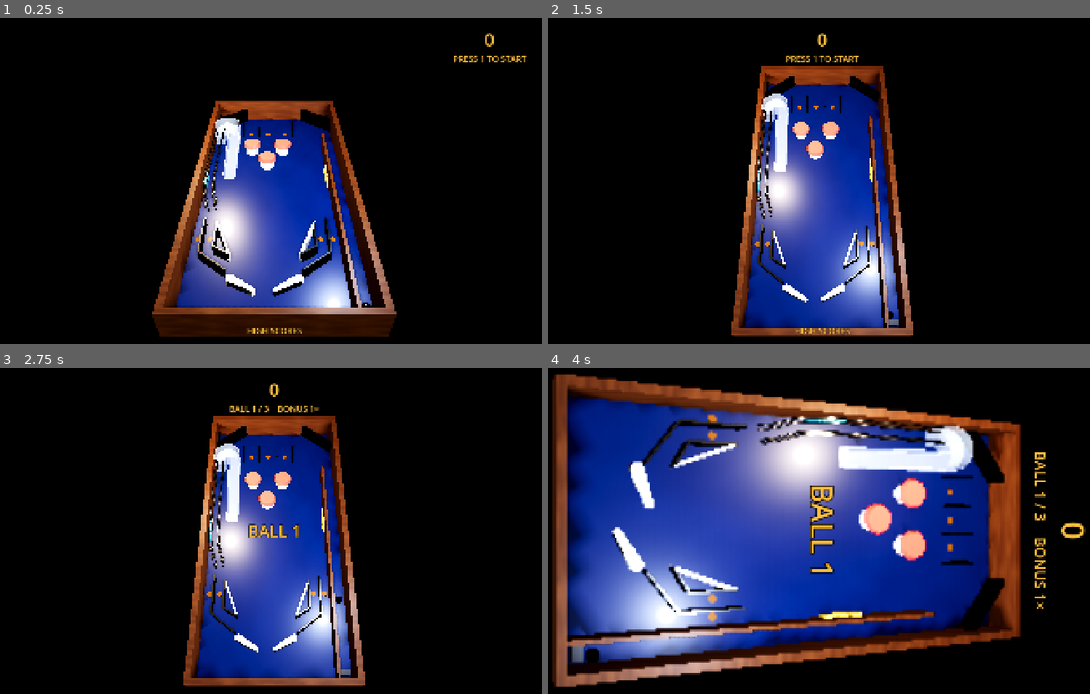
Above: before the commit, frames 1-4 (two rows, left to right).
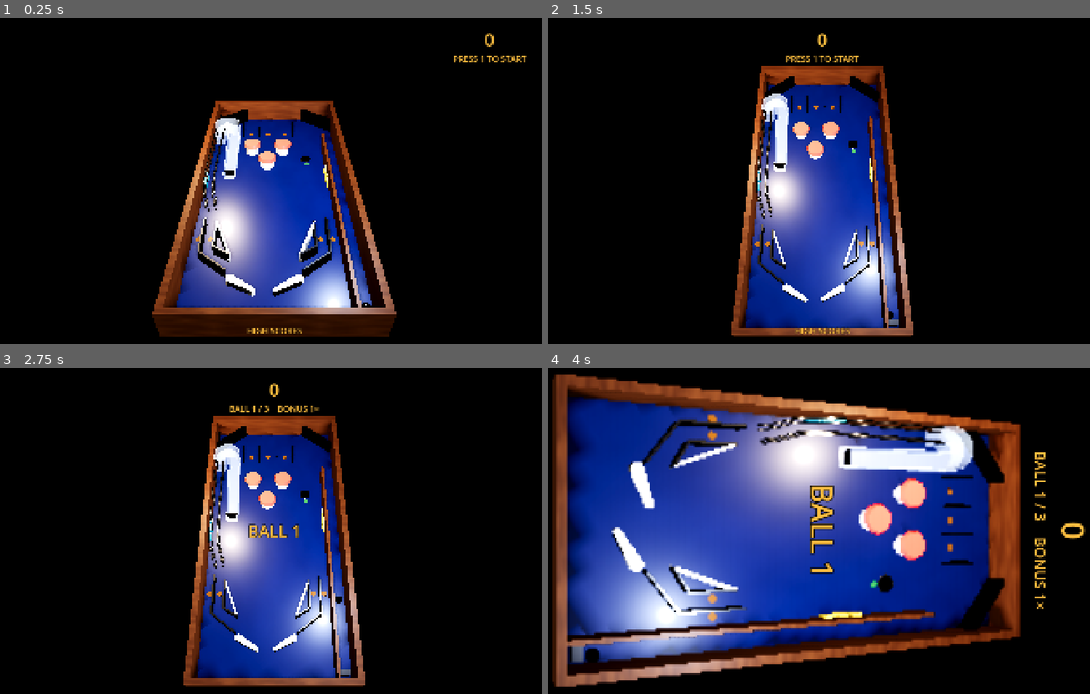
Above: after the commit, the same moments.

Repository: brnl-claude/pinball
Game: Godot game, scene res://main.tscn
The game is run twice, just before and just after one commit, with the same random seed, the same clock (stepped at 60 frames per second) and the same inputs.
Inputs (mouse positions are in pixels of both pictures, inside the frame that each line leads up to):
- Up to frame 1 (0.25 s): no input
- Up to frame 2 (1.5 s): tap Enter (plunger) at 0.5 s; move the mouse to (949, 164) at 0.52 s; hold / (nudge_right) 0.53-1.28 s; hold C (camera_next) 0.53-1.28 s; click (949, 164) at 0.67 s; move the mouse to (705, 197) at 1.27 s; hold Shift (flipper_left) from 1.28 s (still down); tap L (play_replay) at 1.35 s
- Up to frame 3 (2.75 s): tap 1 (start_game) at 2 s; move the mouse to (330, 459) at 2.02 s; release Shift (flipper_left) at 2.03 s; hold / (nudge_right) from 2.03 s (still down); tap Enter (plunger) at 2.1 s
- Up to frame 4 (4 s): move the mouse to (791, 596) at 2.77 s; release / (nudge_right) at 2.78 s; hold Space (nudge_up) 2.78-3.53 s; tap V (render_scale_next) at 2.85 s; click (791, 596) at 2.92 s; move the mouse to (997, 579) at 3.52 s; hold Shift (flipper_left) from 3.53 s (still down); hold R (rotate_screen) from 3.53 s (still down)

The runs differ from the first frame. In frame 1, less than 0.1% of the frame differs, in the area x 41-58%, y 42-49%; in frame 2, less than 0.1%; in frame 3, less than 0.1%; in frame 4, 0.2%, in the area x 54-64%, y 24-70%.

Commit message:
Phase 6b: saucer (kicker hole) and spinner
Saucer: a slow ball settles in the cup, is held for a second (or until the
rules eject it, for ball locks later) and is kicked out; a fast ball rolls
over. Spinner: a sensor across a lane that sets a plate spinning from the
ball's speed, scores per revolution and stops by axle friction; the ball
loses 5% of its speed. The proto table gets a saucer right of the bumpers
that kicks into them, and a spinner in the left ramp entrance.

Co-Authored-By: Claude Opus 5.5 <noreply@anthropic.com>
Claude-Session: https://claude.ai/code/session_017ht4tVgg5fmbzWLLk4UKiL

Diff:
--- a/core/sfx.gd
+++ b/core/sfx.gd
@@ -20,6 +20,9 @@
 	"tilt_warning": [660.0, 0.25, 0.05, 6.0, 0.5],
 	"tilt": [330.0, 0.8, 0.1, 2.5, 0.7],
 	"ramp": [440.0, 0.3, 0.15, 9.0, 0.6],
+	"saucer": [80.0, 0.12, 0.6, 30.0, 0.7],
+	"kicker": [120.0, 0.1, 0.7, 40.0, 0.8],
+	"spinner": [1400.0, 0.025, 0.4, 150.0, 0.3],
 }
 
 var _streams := {}
--- /dev/null
+++ b/table_parts/saucer.gd
@@ -0,0 +1,150 @@
+@tool
+class_name Saucer
+extends Node3D
+## A saucer (kicker hole): a shallow cup in the playfield. A ball that rolls
+## in slowly enough settles in the cup; after `hold_seconds` a kicker throws
+## it out along `eject_direction`. A fast ball rolls over the cup.
+##
+## Rules can keep the ball (`auto_eject = false`, e.g. for a ball lock) and
+## let it go later with `eject()`. Timers count physics ticks.
+
+signal scored(points: int)
+signal ball_captured(ball: Ball)
+signal ball_ejected(ball: Ball)
+
+## Ball centres within this horizontal distance can fall into the cup (m).
+@export var capture_radius := 0.014
+## Balls faster than this roll over the cup (m/s).
+@export var capture_speed := 1.3
+@export var hold_seconds := 1.0
+@export var auto_eject := true
+## Direction of the kick in the saucer's local XZ plane.
+@export var eject_direction := Vector3(-1.0, 0.0, 0.3)
+@export var eject_speed := 1.6
+## How deep the ball sits in the cup (m).
+@export var cup_depth := 0.004
+@export var points := 500
+@export var lamp_color := Color(0.3, 1.0, 0.5)
+
+## The ball in the cup, if any.
+var held: Ball
+var captures := 0
+
+var _hold_left := 0.0
+var _ignore: Ball
+var _ignore_left := 0.0
+var _insert_material: StandardMaterial3D
+
+
+func _ready() -> void:
+	_build()
+
+
+func _physics_process(delta: float) -> void:
+	if Engine.is_editor_hint():
+		return
+	_ignore_left = maxf(_ignore_left - delta, 0.0)
+	if held:
+		_keep_holding(delta)
+		return
+	for node in get_tree().get_nodes_in_group("balls"):
+		var ball := node as Ball
+		if ball and _can_capture(ball):
+			_capture(ball)
+			return
+
+
+func _can_capture(ball: Ball) -> bool:
+	if ball.freeze or (ball == _ignore and _ignore_left > 0.0):
+		return false
+	var offset := ball.global_position - global_position
+	var radius := ball.tuning.scaled_ball_radius() if ball.tuning else 0.0135
+	return Vector2(offset.x, offset.z).length() < capture_radius \
+			and offset.y < radius + 0.003 and ball.speed() < capture_speed
+
+
+func _capture(ball: Ball) -> void:
+	held = ball
+	captures += 1
+	_hold_left = hold_seconds
+	ball.freeze_mode = RigidBody3D.FREEZE_MODE_KINEMATIC
+	ball.freeze = true
+	ball.global_position = _rest_position(ball)
+	ball.linear_velocity = Vector3.ZERO
+	ball.angular_velocity = Vector3.ZERO
+	LampFx.set_lit(_insert_material, lamp_color, true)
+	scored.emit(points)
+	ball_captured.emit(ball)
+	SoundFx.play("saucer")
+
+
+func _keep_holding(delta: float) -> void:
+	# Someone else moved the ball (served again, replay): let go.
+	if not is_instance_valid(held) or not held.freeze \
+			or held.global_position.distance_to(_rest_position(held)) > 0.005:
+		_release(held)
+		return
+	if auto_eject:
+		_hold_left -= delta
+		if _hold_left <= 0.0:
+			eject()
+
+
+## Kicks the held ball out of the cup.
+func eject() -> void:
+	if held == null:
+		return
+	var ball := held
+	_release(ball)
+	var direction := (global_basis * eject_direction).normalized()
+	direction.y = 0.0
+	ball.linear_velocity = direction.normalized() * eject_speed
+	ball.angular_velocity = Vector3.ZERO
+	ball_ejected.emit(ball)
+	SoundFx.play("kicker")
+
+
+func _release(ball: Ball) -> void:
+	held = null
+	LampFx.set_lit(_insert_material, lamp_color, false)
+	if is_instance_valid(ball):
+		ball.freeze = false
+		_ignore = ball
+		_ignore_left = 0.3
+
+
+func _rest_position(ball: Ball) -> Vector3:
+	var radius := ball.tuning.scaled_ball_radius() if ball.tuning else 0.0135
+	return global_position + Vector3(0.0, radius - cup_depth, 0.0)
+
+
+func _build() -> void:
+	var cup := MeshInstance3D.new()
+	var cup_mesh := CylinderMesh.new()
+	cup_mesh.top_radius = 0.019
+	cup_mesh.bottom_radius = 0.012
+	cup_mesh.height = 0.0012
+	cup_mesh.material = TableMaterials.make(TableMaterials.Finish.METAL, Color(0.25, 0.25, 0.27))
+	cup.mesh = cup_mesh
+	cup.position.y = 0.0006
+	add_child(cup)
+
+	var ring := MeshInstance3D.new()
+	var ring_mesh := TorusMesh.new()
+	ring_mesh.inner_radius = 0.019
+	ring_mesh.outer_radius = 0.022
+	ring_mesh.material = TableMaterials.make(TableMaterials.Finish.METAL, Color(0.85, 0.85, 0.88))
+	ring.mesh = ring_mesh
+	ring.scale = Vector3(1.0, 0.3, 1.0)
+	add_child(ring)
+
+	var insert := MeshInstance3D.new()
+	var insert_mesh := CylinderMesh.new()
+	insert_mesh.top_radius = 0.008
+	insert_mesh.bottom_radius = 0.008
+	insert_mesh.height = 0.001
+	_insert_material = TableMaterials.make(TableMaterials.Finish.PLASTIC, lamp_color.darkened(0.6))
+	insert_mesh.material = _insert_material
+	insert.mesh = insert_mesh
+	insert.position = Vector3(0.0, 0.0006, 0.035)
+	add_child(insert)
--- /dev/null
+++ b/table_parts/spinner.gd
@@ -0,0 +1,107 @@
+@tool
+class_name Spinner
+extends Area3D
+## A spinner: a flat plate hanging on a horizontal axle across a lane. The
+## ball flips it as it passes and it keeps spinning, scoring once per
+## revolution, until axle friction stops it. The plate is light, so the
+## ball only loses a little speed.
+##
+## The lane runs along the spinner's local Z axis; the axle along X.
+
+signal scored(points: int)
+
+@export var width := 0.04
+## Plate height below the axle (m).
+@export var plate_height := 0.026
+## Axle height above the playfield (m).
+@export var axle_height := 0.034
+## Share of the ball's speed that goes into the plate's edge speed.
+@export var spin_transfer := 0.6
+## Viscous damping of the spin (1/s) and dry axle friction (rad/s²).
+@export var damping := 0.5
+@export var friction := 5.0
+## Share of the ball's speed along the lane that it loses to the plate.
+@export var speed_loss := 0.05
+@export var points := 50
+@export var plate_color := Color(0.85, 0.85, 0.9)
+
+## Spin rate (rad/s, signed) and plate angle (rad) of the plate.
+var spin := 0.0
+var angle := 0.0
+var revolutions := 0
+
+var _pivot: Node3D
+var _plate_material: StandardMaterial3D
+
+
+func _ready() -> void:
+	collision_layer = 0
+	collision_mask = Ball.BALL_LAYER
+	monitorable = false
+	_build()
+	if not Engine.is_editor_hint():
+		body_entered.connect(_on_body_entered)
+
+
+func _on_body_entered(body: Node3D) -> void:
+	var ball := body as Ball
+	if ball == null:
+		return
+	var lane := global_basis.z.normalized()
+	var along := ball.linear_velocity.dot(lane)
+	# The plate's edge takes on part of the ball's speed; a plate already
+	# spinning the same way only speeds up.
+	var kick := spin_transfer * along / (plate_height * 0.5)
+	spin = kick if absf(kick) > absf(spin) or signf(kick) != signf(spin) else spin
+	ball.linear_velocity -= lane * along * speed_loss
+
+
+func _physics_process(delta: float) -> void:
+	if Engine.is_editor_hint() or spin == 0.0:
+		return
+	var slowdown := (damping * absf(spin) + friction) * delta
+	spin = 0.0 if slowdown >= absf(spin) else spin - signf(spin) * slowdown
+	var before := floori(angle / TAU)
+	angle += spin * delta
+	var after := floori(angle / TAU)
+	if after != before:
+		revolutions += 1
+		scored.emit(points)
+		SoundFx.play("spinner")
+		LampFx.flash(self, _plate_material, plate_color, 0.08)
+	if spin == 0.0:
+		# Hang straight down again.
+		angle = roundf(angle / TAU) * TAU
+	_pivot.rotation.x = angle
+
+
+func _build() -> void:
+	var shape_node := CollisionShape3D.new()
+	var box := BoxShape3D.new()
+	box.size = Vector3(width, 0.03, 0.006)
+	shape_node.shape = box
+	shape_node.position.y = 0.015
+	add_child(shape_node)
+
+	_pivot = Node3D.new()
+	_pivot.position.y = axle_height
+	add_child(_pivot)
+	var plate := MeshInstance3D.new()
+	var plate_mesh := BoxMesh.new()
+	plate_mesh.size = Vector3(width * 0.9, plate_height, 0.0015)
+	_plate_material = TableMaterials.make(TableMaterials.Finish.METAL, plate_color)
+	plate_mesh.material = _plate_material
+	plate.mesh = plate_mesh
+	plate.position.y = -plate_height * 0.5
+	_pivot.add_child(plate)
+
+	var axle := MeshInstance3D.new()
+	var axle_mesh := CylinderMesh.new()
+	axle_mesh.top_radius = 0.0012
+	axle_mesh.bottom_radius = 0.0012
+	axle_mesh.height = width + 0.01
+	axle_mesh.material = TableMaterials.make(TableMaterials.Finish.METAL, Color(0.8, 0.8, 0.82))
+	axle.mesh = axle_mesh
+	axle.rotation.z = PI * 0.5
+	axle.position.y = axle_height
+	add_child(axle)
--- a/tables/proto_table/proto_table.tscn
+++ b/tables/proto_table/proto_table.tscn
@@ -17,6 +17,8 @@
 [ext_resource type="Script" path="res://table_parts/ramp.gd" id="15_ramp"]
 [ext_resource type="Script" path="res://table_parts/wire_ramp.gd" id="16_wire"]
 [ext_resource type="Script" path="res://table_parts/ball_switch.gd" id="17_switch"]
+[ext_resource type="Script" path="res://table_parts/saucer.gd" id="18_saucer"]
+[ext_resource type="Script" path="res://table_parts/spinner.gd" id="19_spinner"]
 
 [node name="ProtoTable" type="Node3D"]
 script = ExtResource("1_ctrl")
@@ -309,6 +311,14 @@
 points = 1000
 sound = "ramp"
 
+[node name="LeftRampSpinner" type="Area3D" parent="."]
+position = Vector3(-0.17, 0, -0.08)
+script = ExtResource("19_spinner")
+
+[node name="RightSaucer" type="Node3D" parent="."]
+position = Vector3(0.13, 0, -0.2)
+script = ExtResource("18_saucer")
+
 [node name="LeftFlipper" type="AnimatableBody3D" parent="."]
 position = Vector3(-0.1225, 0, 0.4)
 script = ExtResource("5_flipper")
--- a/tests/table_test.gd
+++ b/tests/table_test.gd
@@ -43,6 +43,8 @@
 	await _test_ramp(3.0, true)
 	await _test_ramp(4.0, true)
 	await _test_ball_passes_under_ramp()
+	await _test_saucer()
+	await _test_spinner()
 
 	print("")
 	if _failures.is_empty():
@@ -539,3 +541,58 @@
 		_failures.append("ball under the wire ramp bounced up (%.4f m)" % top)
 	if _ball.position.z < highest_z + 0.1:
 		_failures.append("ball under the wire ramp did not roll back down (%s)" % _ball.position)
+
+
+## A slow ball settles in the saucer, is held, and is kicked out toward the
+## bumpers; a fast ball rolls over it.
+func _test_saucer() -> void:
+	await _load_table()
+	var saucer: Saucer = _table.get_node("RightSaucer")
+	var radius := _ball.tuning.scaled_ball_radius()
+	_place_ball(saucer.position + Vector3(0.04, radius, 0.0))
+	_ball.linear_velocity = Vector3(-0.6, 0.0, 0.0)
+	_ball.angular_velocity = Vector3(0.0, 0.0, 0.6 / radius)
+	await _ticks(300)
+	var held := saucer.held == _ball
+	var held_at := _ball.position
+	var ejected_velocity := Vector3.ZERO
+	for i in 1500:
+		await physics_frame
+		if saucer.held == null and not _ball.freeze:
+			ejected_velocity = _ball.linear_velocity
+			break
+	print("Saucer: held %s at %s, kicked out at %s m/s, score %d" % [
+			held, held_at, ejected_velocity, _table.get("score")])
+	if not held:
+		_failures.append("a slow ball did not settle in the saucer")
+	if ejected_velocity.length() < 1.2 or ejected_velocity.x > -0.5:
+		_failures.append("saucer did not kick the ball out toward the bumpers (%s)" % ejected_velocity)
+
+	await _load_table()
+	saucer = _table.get_node("RightSaucer")
+	_place_ball(saucer.position + Vector3(0.05, radius, 0.0))
+	_ball.linear_velocity = Vector3(-2.5, 0.0, 0.0)
+	await _ticks(200)
+	print("Saucer: a fast ball was captured %d time(s)" % saucer.captures)
+	if saucer.captures != 0:
+		_failures.append("a fast ball got caught in the saucer")
+
+
+## A ball through the spinner sets it spinning; it scores per revolution and
+## stops after a while, and the ball keeps most of its speed.
+func _test_spinner() -> void:
+	await _load_table()
+	var spinner: Spinner = _table.get_node("LeftRampSpinner")
+	var radius := _ball.tuning.scaled_ball_radius()
+	_place_ball(Vector3(spinner.position.x, radius, spinner.position.z + 0.06))
+	_ball.linear_velocity = Vector3(0.0, 0.0, -2.0)
+	_ball.angular_velocity = Vector3(-2.0 / radius, 0.0, 0.0)
+	await _ticks(3000)
+	var revolutions := spinner.revolutions
+	await _ticks(7000)
+	print("Spinner: %d revolutions after 3 s, %d in total, still spinning %s, score %d" % [
+			revolutions, spinner.revolutions, spinner.spin != 0.0, _table.get("score")])
+	if revolutions < 5 or revolutions > 80:
+		_failures.append("spinner made %d revolutions for a 2 m/s ball" % revolutions)
+	if spinner.spin != 0.0:
+		_failures.append("spinner never stopped")
Not shown, added: table_parts/saucer.gd.uid
Not shown, added: table_parts/spinner.gd.uid
Not shown: 1 places in tables/proto_table/proto_table.tscn that only renumber resources
